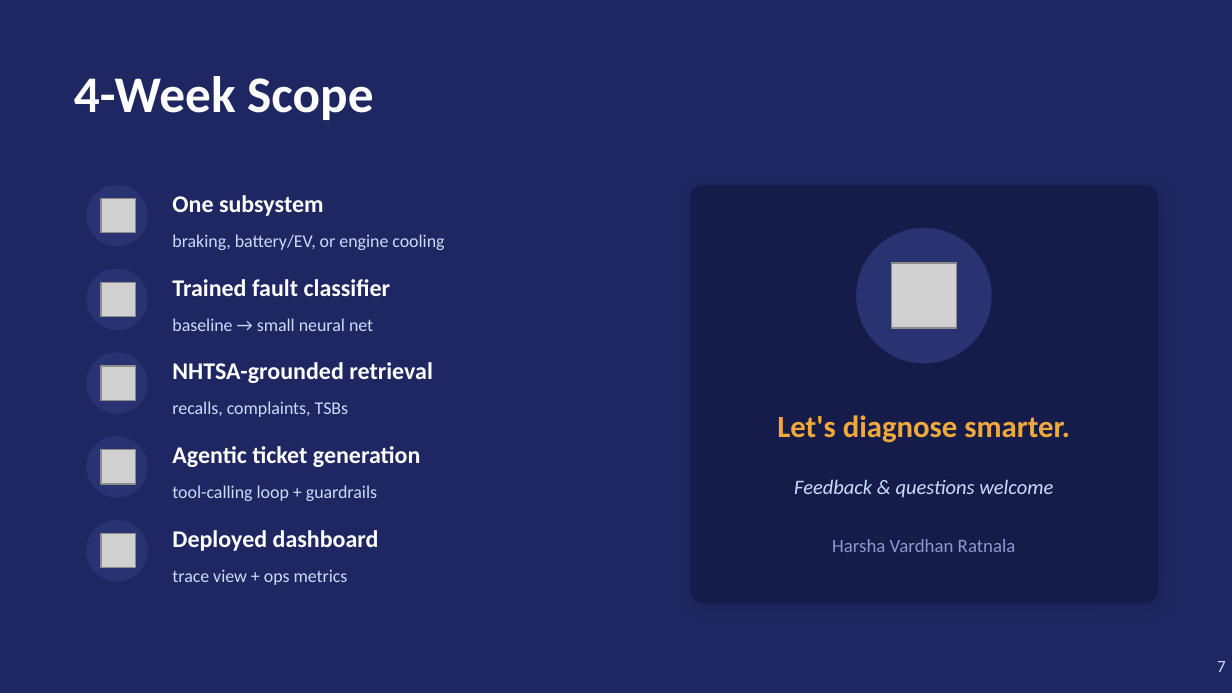
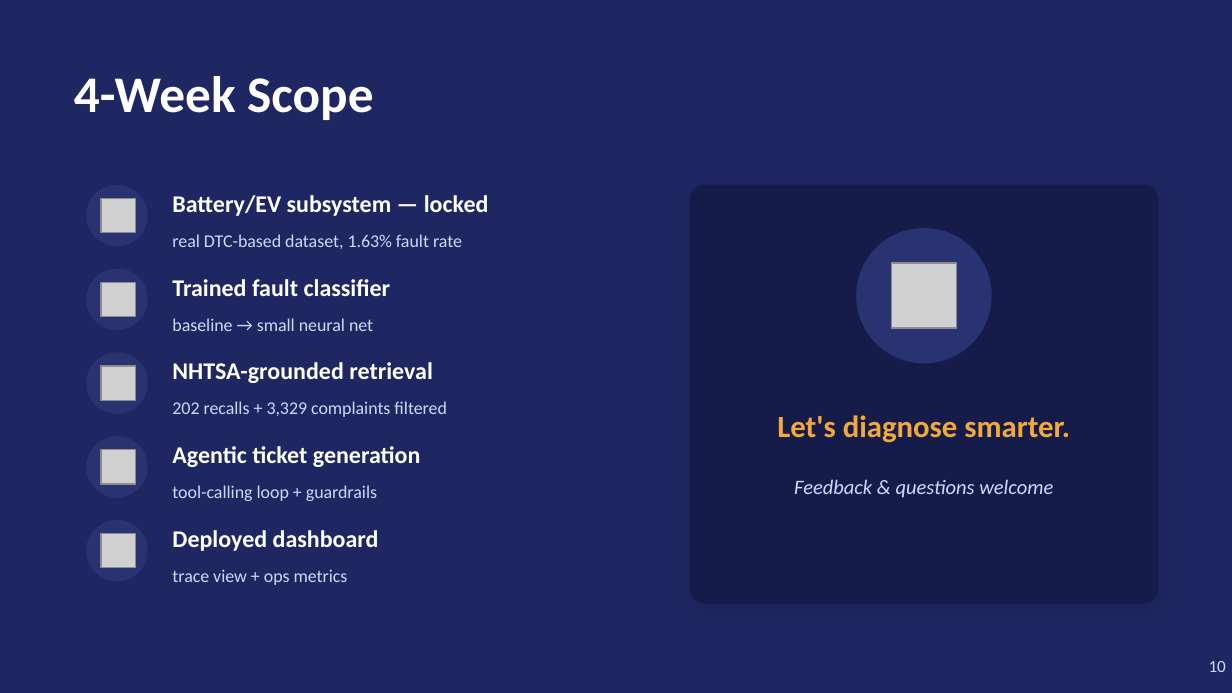
Before and after one commit to harshavardhanratnala-hvr/agentic-ai-vehicle-fault-diagnosis-and-repair-copilot, a slide deck: slide 10 of slides/Capstone_Pitch_Deck.pptx (slide 7 before the commit). Drawn at 1232x693 pixels with LibreOffice and Linux fonts; fonts in the diff are those of the drawing; grey boxes stand for pictures. Boxes give left, top, right and bottom in pixels: in the first picture for what was removed or moved away, otherwise in the second. Text is boxed around its words. In the diff, an @@ line names an element or a change of style, - is before the commit and + after.

```diff
--- a/slides/Capstone_Pitch_Deck.pptx
+++ b/slides/Capstone_Pitch_Deck.pptx
@@ text at (172,195,489,216): text changed @@
-One subsystem
+Battery/EV subsystem — locked
@@ text at (172,234,462,249): text changed @@
-braking, battery/EV, or engine cooling
+real DTC-based dataset, 1.63% fault rate
@@ text at (172,401,446,417): text changed @@
-recalls, complaints, TSBs
+202 recalls + 3,329 complaints filtered
@@ text removed at (832,539,1016,552) @@
-Harsha Vardhan Ratnala
@@ text at (1209,661,1226,672): text changed @@
-7
+10
```
Also in this commit, not shown: 4 other slides changed, 3 slides added, 6 other files.
